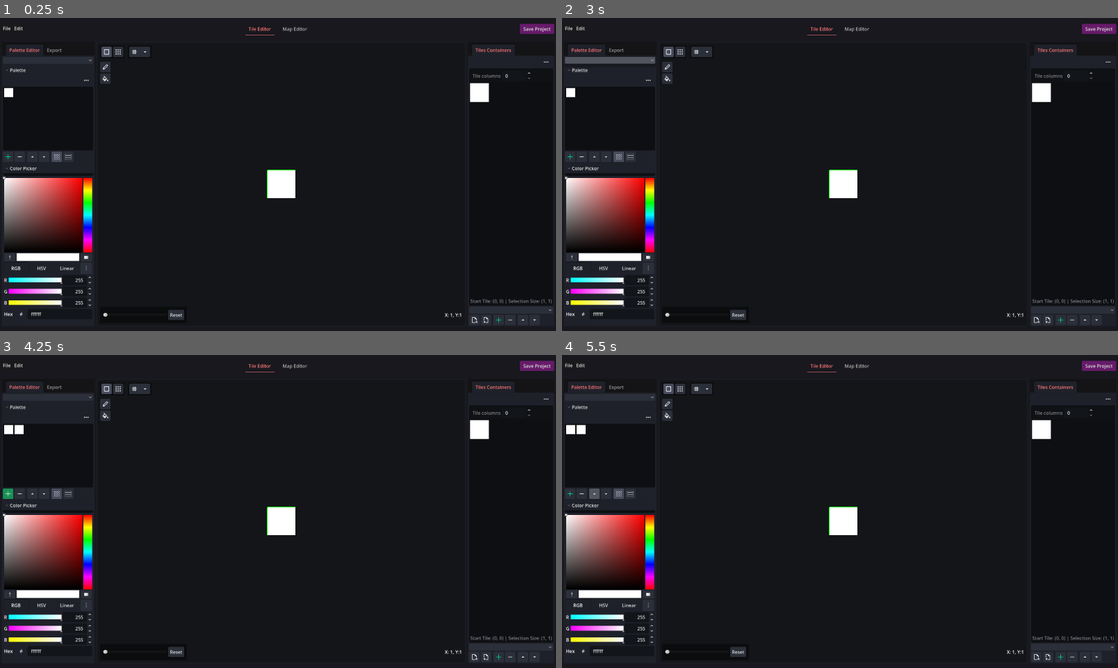
Above: before the commit, frames 1-4 (two rows, left to right).
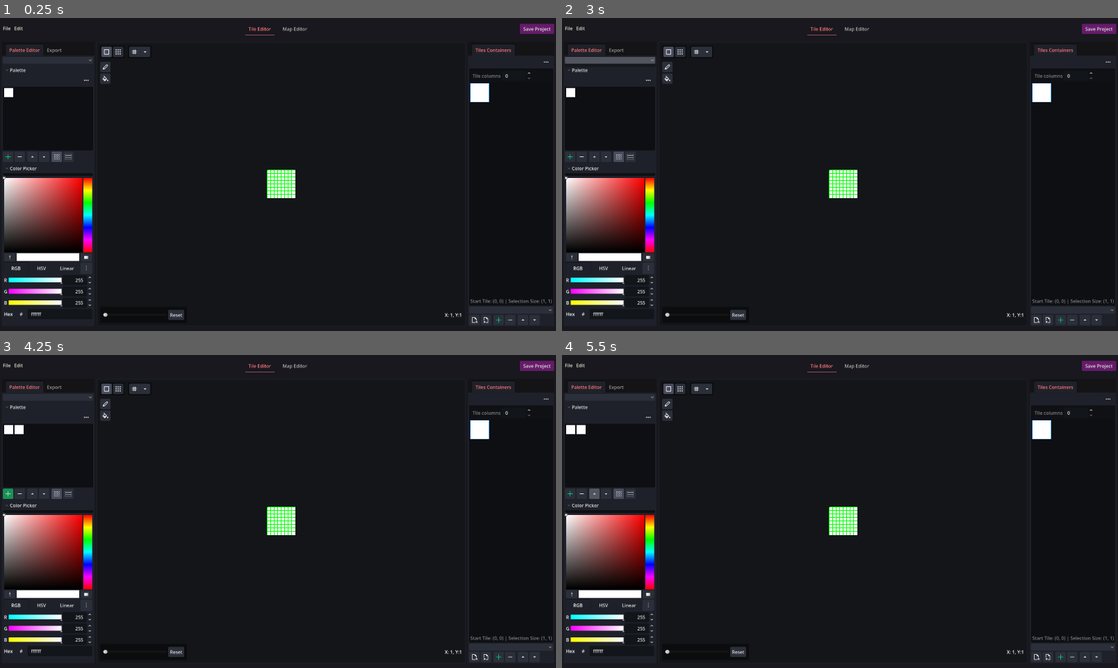
Above: after the commit, the same moments.

Repository: dmoreland117/gba-tile-edit
Game: Godot game, scene res://main.tscn
Same seed, same stepped clock (60 frames per second), same inputs: the game is played once before the commit and once after it. The engine's default icon, where the game draws it, is replaced by a stand-in: a white triangle on a blue panel in a dark square.
Inputs (mouse positions are in pixels of both pictures, inside the frame that each line leads up to):
- Up to frame 1 (0.25 s): no input
- Up to frame 2 (3 s): click (650, 80) at 0.52 s; click (667, 52) at 1.25 s; click (667, 52) at 2 s; click (612, 61) at 2.75 s
- Up to frame 3 (4.25 s): click (5, 492) at 3.5 s
- Up to frame 4 (5.5 s): click (584, 492) at 4.25 s; click (595, 492) at 5 s

The runs differ from the first frame. In frame 1, 0.2% of the frame differs, in the area x 48-88%, y 20-58%; in frame 2, 0.2%; in frame 3, 0.2%; in frame 4, 0.2%.

Commit message:
cleanup

Diff:
--- a/global/settings.gd
+++ b/global/settings.gd
@@ -18,6 +18,23 @@
 	_settings[category][sub_category][setting_name] = {
 		'value': value
 	}
+
+func set_setting_type(type:int, hint:int, setting_name:String, category:String, sub_category:String = '.'):
+	var cat = _settings.get(category)
+	if !cat:
+		return
+
+	var sub_cat = _settings[category].get(sub_category)
+	if !sub_cat:
+		return
+
+	var setting = _settings[category][sub_category][setting_name]
+	if !setting:
+		return
+
+	setting['type'] = type
+	setting['hint'] = hint
+
 
 func get_setting(setting_name:String, category:String, sub_category:String = '.', default = null) -> Dictionary:
 	var cat = _settings.get(category)
--- a/main.gd
+++ b/main.gd
@@ -73,12 +73,6 @@
 
 	PluginManager.scan_dir_paths()
 
-	#PluginManager.load_plugin("res://plugin_test.cfg")
-	#PluginManager.load_plugin("res://plugins/tile_editor/tile_editor_plugin.gd")
-	#PluginManager.load_plugin("res://plugins/exporter/exporter_ui_plugin.gd")
-	#PluginManager.load_plugin("res://plugins/tile_viewer_selector/tile_viewer_plugin.gd")
-	#PluginManager.load_plugin("res://plugins/map_editor/map_edit_plugin.gd")
-
 	Popups.show_welcome_popup()
 
 	var w:Window = get_window()
--- a/main.tscn
+++ b/main.tscn
@@ -2,9 +2,9 @@
 
 [ext_resource type="Theme" uid="uid://5tmknl2gspks" path="res://theme.tres" id="1_1bvp3"]
 [ext_resource type="Script" uid="uid://co1sr23jinggc" path="res://main.gd" id="1_h2yge"]
-[ext_resource type="Script" uid="uid://xgmex8x8n0i7" path="res://ui.gd" id="1_ig7tw"]
+[ext_resource type="Script" uid="uid://xgmex8x8n0i7" path="res://main_ui.gd" id="1_ig7tw"]
 [ext_resource type="Script" uid="uid://d3kfcrt5trost" path="res://popups.gd" id="4_7mycd"]
-[ext_resource type="Script" uid="uid://bgne4uq2iwsnc" path="res://welcome_popup.gd" id="5_4c57u"]
+[ext_resource type="Script" uid="uid://bgne4uq2iwsnc" path="res://popups/welcome_popup.gd" id="5_4c57u"]
 [ext_resource type="LabelSettings" uid="uid://vryua1inycx3" path="res://resources/label/body_bold.tres" id="5_7mycd"]
 [ext_resource type="Texture2D" uid="uid://mm6csnmgswc3" path="res://assets/textures/scr1.png" id="5_kek77"]
 [ext_resource type="LabelSettings" uid="uid://dxvhmchtcry6m" path="res://resources/label/body_lg.tres" id="7_272bh"]
@@ -13,7 +13,7 @@
 [ext_resource type="PackedScene" uid="uid://8efh3ipu4r1e" path="res://popups/settings_window.tscn" id="9_kek77"]
 [ext_resource type="Texture2D" uid="uid://bes2ngv3a52pp" path="res://assets/file_open_24x.svg" id="9_vivmo"]
 [ext_resource type="Texture2D" uid="uid://e63g63da4jon" path="res://assets/file_export_24x.svg" id="10_2cqfq"]
-[ext_resource type="PackedScene" uid="uid://qrwcvcba7a84" path="res://create_tileset_window.tscn" id="11_efxa6"]
+[ext_resource type="PackedScene" uid="uid://qrwcvcba7a84" path="res://popups/create_tileset_window.tscn" id="11_efxa6"]
 [ext_resource type="Texture2D" uid="uid://dct64lw8qa7x3" path="res://icon.svg" id="11_vivmo"]
 
 [sub_resource type="StyleBoxFlat" id="StyleBoxFlat_4c57u"]
@@ -513,7 +513,7 @@
 [node name="MarginContainer" type="MarginContainer" parent="popups/export_window" unique_id=1156353439]
 offset_left = 4.0
 offset_top = 4.0
-offset_right = 973.0
+offset_right = 972.6667
 offset_bottom = 396.0
 size_flags_vertical = 3
 theme_override_constants/margin_left = 12
--- a/plugins/palette_editor/palette_editor.gd
+++ b/plugins/palette_editor/palette_editor.gd
@@ -8,8 +8,6 @@
 @onready var move_up_btn: Button = %move_up_btn
 @onready var move_down_btn: Button = %move_down_btn
 @onready var banked_btn: Button = %banked_btn
-@onready var fixed_mode_btn: Button = %fixed_mode_btn
-@onready var palette_name_input: LineEdit = %palette_name_input
 @onready var selected_palette_opt: OptionButton = %selected_palette_opt
 
 @onready var color_button_hflow: HFlowContainer = %color_button_hflow
--- a/plugins/palette_editor/palette_editor.tscn
+++ b/plugins/palette_editor/palette_editor.tscn
@@ -55,24 +55,27 @@
 size_flags_vertical = 3
 theme_type_variation = &"widget_container_panel"
 
-[node name="VBoxContainer" type="VBoxContainer" parent="VBoxContainer/FoldableContainer/palette_colors_and_toolbar/PanelContainer" unique_id=678182209]
+[node name="MarginContainer" type="MarginContainer" parent="VBoxContainer/FoldableContainer/palette_colors_and_toolbar/PanelContainer" unique_id=2113383685]
 layout_mode = 2
 
-[node name="HBoxContainer" type="HBoxContainer" parent="VBoxContainer/FoldableContainer/palette_colors_and_toolbar/PanelContainer/VBoxContainer" unique_id=2146092886]
+[node name="VBoxContainer" type="VBoxContainer" parent="VBoxContainer/FoldableContainer/palette_colors_and_toolbar/PanelContainer/MarginContainer" unique_id=678182209]
+layout_mode = 2
+
+[node name="HBoxContainer" type="HBoxContainer" parent="VBoxContainer/FoldableContainer/palette_colors_and_toolbar/PanelContainer/MarginContainer/VBoxContainer" unique_id=2146092886]
 layout_mode = 2
 size_flags_vertical = 3
 theme_override_constants/separation = 6
 
-[node name="VBoxContainer" type="VBoxContainer" parent="VBoxContainer/FoldableContainer/palette_colors_and_toolbar/PanelContainer/VBoxContainer/HBoxContainer" unique_id=856279138]
+[node name="VBoxContainer" type="VBoxContainer" parent="VBoxContainer/FoldableContainer/palette_colors_and_toolbar/PanelContainer/MarginContainer/VBoxContainer/HBoxContainer" unique_id=856279138]
 layout_mode = 2
 size_flags_horizontal = 3
 
-[node name="ScrollContainer" type="ScrollContainer" parent="VBoxContainer/FoldableContainer/palette_colors_and_toolbar/PanelContainer/VBoxContainer/HBoxContainer/VBoxContainer" unique_id=747162174]
+[node name="ScrollContainer" type="ScrollContainer" parent="VBoxContainer/FoldableContainer/palette_colors_and_toolbar/PanelContainer/MarginContainer/VBoxContainer/HBoxContainer/VBoxContainer" unique_id=747162174]
 layout_mode = 2
 size_flags_horizontal = 3
 size_flags_vertical = 3
 
-[node name="color_button_hflow" type="HFlowContainer" parent="VBoxContainer/FoldableContainer/palette_colors_and_toolbar/PanelContainer/VBoxContainer/HBoxContainer/VBoxContainer/ScrollContainer" unique_id=349415042]
+[node name="color_button_hflow" type="HFlowContainer" parent="VBoxContainer/FoldableContainer/palette_colors_and_toolbar/PanelContainer/MarginContainer/VBoxContainer/HBoxContainer/VBoxContainer/ScrollContainer" unique_id=349415042]
 unique_name_in_owner = true
 layout_mode = 2
 size_flags_horizontal = 3
@@ -167,6 +170,7 @@
 
 [node name="fixed_color_picker" type="HFlowContainer" parent="VBoxContainer/FoldableContainer2/color_picker_vbox/color_picker_panel" unique_id=649135940]
 unique_name_in_owner = true
+visible = false
 layout_mode = 2
 script = ExtResource("9_kop0x")
 
@@ -179,8 +183,8 @@
 presets_visible = false
 
 [connection signal="item_selected" from="VBoxContainer/selected_palette_opt" to="VBoxContainer" method="_on_selected_palette_opt_item_selected"]
-[connection signal="mouse_entered" from="VBoxContainer/FoldableContainer/palette_colors_and_toolbar/PanelContainer/VBoxContainer/HBoxContainer/VBoxContainer/ScrollContainer/color_button_hflow" to="." method="_on_color_button_hflow_mouse_entered"]
-[connection signal="mouse_exited" from="VBoxContainer/FoldableContainer/palette_colors_and_toolbar/PanelContainer/VBoxContainer/HBoxContainer/VBoxContainer/ScrollContainer/color_button_hflow" to="." method="_on_color_button_hflow_mouse_exited"]
+[connection signal="mouse_entered" from="VBoxContainer/FoldableContainer/palette_colors_and_toolbar/PanelContainer/MarginContainer/VBoxContainer/HBoxContainer/VBoxContainer/ScrollContainer/color_button_hflow" to="." method="_on_color_button_hflow_mouse_entered"]
+[connection signal="mouse_exited" from="VBoxContainer/FoldableContainer/palette_colors_and_toolbar/PanelContainer/MarginContainer/VBoxContainer/HBoxContainer/VBoxContainer/ScrollContainer/color_button_hflow" to="." method="_on_color_button_hflow_mouse_exited"]
 [connection signal="pressed" from="VBoxContainer/FoldableContainer/palette_colors_and_toolbar/vbox/VBoxContainer2/add_color_btn3" to="." method="_on_add_color_btn_3_pressed"]
 [connection signal="pressed" from="VBoxContainer/FoldableContainer/palette_colors_and_toolbar/vbox/VBoxContainer2/remove_color_btn4" to="VBoxContainer" method="_on_remove_color_btn_4_pressed"]
 [connection signal="pressed" from="VBoxContainer/FoldableContainer/palette_colors_and_toolbar/vbox/VBoxContainer3/move_up_btn" to="VBoxContainer" method="_on_move_up_btn_pressed"]
--- a/plugins/tile_editor/grid_options.gd
+++ b/plugins/tile_editor/grid_options.gd
@@ -3,10 +3,10 @@
 @onready var grid_colorpicker_btn: ColorPickerButton = %grid_colorpicker_btn
 @onready var spacing_x_input: SpinBox = %spacing_x_input
 @onready var spacing_y_input: SpinBox = %spacing_y_input
+@onready var thichness_input: SpinBox = %thickness_input
 
 var grid_data:GridData
 
-# Called when the node enters the scene tree for the first time.
 func _ready() -> void:
 	if !grid_data:
 		return
@@ -14,12 +14,7 @@
 	grid_colorpicker_btn.color = grid_data.color
 	spacing_x_input.value = grid_data.spacing_px.x
 	spacing_y_input.value = grid_data.spacing_px.y
-
-
-# Called every frame. 'delta' is the elapsed time since the previous frame.
-func _process(delta: float) -> void:
-	pass
-
+	thichness_input.value = grid_data.line_thickness_px
 
 func _on_grid_colorpicker_btn_color_changed(color: Color) -> void:
 	if grid_data:
@@ -42,3 +37,11 @@
 
 	grid_data.spacing_px.y = value
 	grid_data.data_updated.emit()
+
+
+func _on_thickness_input_value_changed(value: float) -> void:
+	if !grid_data:
+		return
+
+	grid_data.line_thickness_px = value
+	grid_data.data_updated.emit()
--- a/plugins/tile_editor/grid_options.tscn
+++ b/plugins/tile_editor/grid_options.tscn
@@ -3,8 +3,8 @@
 [ext_resource type="Script" uid="uid://dxv1g6piyrylg" path="res://plugins/tile_editor/grid_options.gd" id="1_lwhuw"]
 
 [node name="grid_options" type="VBoxContainer" unique_id=1666166649]
-offset_right = 40.0
-offset_bottom = 40.0
+offset_right = 233.0
+offset_bottom = 149.0
 script = ExtResource("1_lwhuw")
 
 [node name="HBoxContainer3" type="HBoxContainer" parent="." unique_id=2089263343]
@@ -13,6 +13,7 @@
 [node name="Label" type="Label" parent="HBoxContainer3" unique_id=170954623]
 custom_minimum_size = Vector2(100, 0)
 layout_mode = 2
+size_flags_horizontal = 3
 text = "Color"
 
 [node name="grid_colorpicker_btn" type="ColorPickerButton" parent="HBoxContainer3" unique_id=1323965383]
@@ -27,12 +28,15 @@
 [node name="Label" type="Label" parent="HBoxContainer" unique_id=1665805092]
 custom_minimum_size = Vector2(100, 0)
 layout_mode = 2
+size_flags_horizontal = 3
 text = "Spacing x"
 
 [node name="spacing_x_input" type="SpinBox" parent="HBoxContainer" unique_id=168410700]
 unique_name_in_owner = true
 layout_mode = 2
+size_flags_horizontal = 3
 suffix = "px"
+select_all_on_focus = true
 
 [node name="HBoxContainer2" type="HBoxContainer" parent="." unique_id=1425183459]
 layout_mode = 2
@@ -40,13 +44,33 @@
 [node name="Label" type="Label" parent="HBoxContainer2" unique_id=303785753]
 custom_minimum_size = Vector2(100, 0)
 layout_mode = 2
+size_flags_horizontal = 3
 text = "Spacing y"
 
 [node name="spacing_y_input" type="SpinBox" parent="HBoxContainer2" unique_id=1243479592]
 unique_name_in_owner = true
 layout_mode = 2
+size_flags_horizontal = 3
 suffix = "px"
+select_all_on_focus = true
+
+[node name="HBoxContainer4" type="HBoxContainer" parent="." unique_id=334966224]
+layout_mode = 2
+
+[node name="Label" type="Label" parent="HBoxContainer4" unique_id=738439821]
+custom_minimum_size = Vector2(100, 0)
+layout_mode = 2
+size_flags_horizontal = 3
+text = "Line Thickness"
+
+[node name="thickness_input" type="SpinBox" parent="HBoxContainer4" unique_id=1301690887]
+unique_name_in_owner = true
+layout_mode = 2
+size_flags_horizontal = 3
+suffix = "px"
+select_all_on_focus = true
 
 [connection signal="color_changed" from="HBoxContainer3/grid_colorpicker_btn" to="." method="_on_grid_colorpicker_btn_color_changed"]
 [connection signal="value_changed" from="HBoxContainer/spacing_x_input" to="." method="_on_spacing_x_input_value_changed"]
 [connection signal="value_changed" from="HBoxContainer2/spacing_y_input" to="." method="_on_spacing_y_input_value_changed"]
+[connection signal="value_changed" from="HBoxContainer4/thickness_input" to="." method="_on_thickness_input_value_changed"]
--- a/plugins/tile_editor/tile_editor.gd
+++ b/plugins/tile_editor/tile_editor.gd
@@ -12,7 +12,7 @@
 
 var tile_bank:int = 0
 var tile_idx:int = 0 : set=set_tile_idx
-var tile_count:int = 2 : set=set_tile_count
+var tile_count:int = 1 : set=set_tile_count
 var tile_cols:int = 1 : set=set_tile_cols
 
 var show_grid:bool = false
--- a/plugins/tile_editor/tile_editor.tscn
+++ b/plugins/tile_editor/tile_editor.tscn
@@ -4,7 +4,7 @@
 [ext_resource type="PackedScene" uid="uid://r7wohb3j3kqu" path="res://widget/tile_texture.tscn" id="2_ofhsb"]
 [ext_resource type="Script" uid="uid://dhix8gqt5cxjo" path="res://plugins/tile_editor/zoom_slider.gd" id="3_1nac1"]
 [ext_resource type="Script" uid="uid://cklhqe0dpape1" path="res://widget/grid_viewer.gd" id="3_ick41"]
-[ext_resource type="Script" uid="uid://0ui4vn5rq25o" path="res://class/plugins/grid_data.gd" id="4_1r8kw"]
+[ext_resource type="Script" uid="uid://0ui4vn5rq25o" path="res://class/grid_data.gd" id="4_1r8kw"]
 [ext_resource type="Texture2D" uid="uid://xiok0g81mbi2" path="res://assets/icons/icon_single_tile.svg" id="4_8sblb"]
 [ext_resource type="Script" uid="uid://b7w70khcp3c0m" path="res://plugins/tile_editor/tile_modes.gd" id="4_ick41"]
 [ext_resource type="Texture2D" uid="uid://cqwurvddp01qf" path="res://assets/icons/icon_tiled_tile.svg" id="5_ick41"]
@@ -17,7 +17,6 @@
 [sub_resource type="Resource" id="Resource_78vqg"]
 script = ExtResource("4_1r8kw")
 show_grid = true
-spacing_px = Vector2i(8, 8)
 line_thickness_px = 2
 metadata/_custom_type_script = "uid://0ui4vn5rq25o"
 
--- a/plugins/tile_editor/tile_editor_plugin.gd
+++ b/plugins/tile_editor/tile_editor_plugin.gd
@@ -44,6 +44,6 @@
 		Settings.set_setting(1, 'tile_mode', 'tile_editor')
 
 func set_selected_bank(bank:int):
-	Project.palette.Context.selected_palette_bank_index = bank
+	Context.selected_palette_bank_index = bank
 
 	return true
--- a/plugins/tile_viewer_selector/selection_overlay.gd
+++ b/plugins/tile_viewer_selector/selection_overlay.gd
@@ -22,9 +22,10 @@
 
 func _ready() -> void:
 	cell_size = Vector2i(64, 64)
+	selection = tile_viewer.get_selection()
 	tile_viewer.selection_updated.connect(_on_grid_selection_updated)
 
-func set_cell_size_to_first_tile():
+func set_cell_size_to_first_child_size():
 	if tile_viewer:
 		if !tile_viewer.tiles_grid:
 			return
--- a/plugins/tile_viewer_selector/tile_container_item.gd
+++ /dev/null
@@ -1,14 +0,0 @@
-extends Button
-
-
-@onready var tile_texture: TileTexture = %tile_texture
-@onready var label: Label = %Label
-
-
-var tile:GBTileData
-
-
-func _ready() -> void:
-	label.text = str(get_index())
-	tile_texture.tiles = [tile]
-	tile_texture.tile_columns = 1
--- a/plugins/tile_viewer_selector/tile_container_item.tscn
+++ /dev/null
@@ -1,37 +0,0 @@
-[gd_scene load_steps=3 format=3 uid="uid://daahiu68kj761"]
-
-[ext_resource type="Script" uid="uid://ol1ffotgl08c" path="res://plugins/tile_viewer_selector/tile_container_item.gd" id="1_15eox"]
-[ext_resource type="PackedScene" uid="uid://r7wohb3j3kqu" path="res://widget/tile_texture.tscn" id="1_gxjl4"]
-
-[node name="tile_container_item" type="Button"]
-custom_minimum_size = Vector2(110, 140)
-offset_right = 72.0
-offset_bottom = 100.0
-script = ExtResource("1_15eox")
-
-[node name="MarginContainer" type="MarginContainer" parent="."]
-layout_mode = 1
-anchors_preset = 15
-anchor_right = 1.0
-anchor_bottom = 1.0
-grow_horizontal = 2
-grow_vertical = 2
-theme_override_constants/margin_left = 4
-theme_override_constants/margin_top = 4
-theme_override_constants/margin_right = 4
-theme_override_constants/margin_bottom = 4
-
-[node name="VBoxContainer" type="VBoxContainer" parent="MarginContainer"]
-layout_mode = 2
-
-[node name="tile_texture" parent="MarginContainer/VBoxContainer" instance=ExtResource("1_gxjl4")]
-unique_name_in_owner = true
-custom_minimum_size = Vector2(64, 64)
-layout_mode = 2
-expand_mode = 4
-
-[node name="Label" type="Label" parent="MarginContainer/VBoxContainer"]
-unique_name_in_owner = true
-layout_mode = 2
-text = "1"
-horizontal_alignment = 1
--- a/plugins/tile_viewer_selector/tile_viewer.gd
+++ b/plugins/tile_viewer_selector/tile_viewer.gd
@@ -48,7 +48,8 @@
 
 func _clear_children():
 	for child in tiles_grid.get_children():
-		remove_child(child)
+
+		tiles_grid.remove_child(child)
 		child.queue_free()
 
 func _populate_tiles():
@@ -67,26 +68,14 @@
 func _ready() -> void:
 	set_tiles(tiles)
 
-func _draw() -> void:
-	return
-	var sel = get_selection()
+func get_selection() -> Dictionary:
+	if !tiles_grid:
+		return {
+			"position": Vector2i(0, 0),
+			'start_tile_idx': 0,
+			"size": Vector2i(1, 1)
+		}
 
-	var first_grid_child = null
-	if !tiles_grid.get_child_count() > 0:
-		return
-
-	first_grid_child = tiles_grid.get_child(0)
-
-
-	var rect_pos = Vector2(sel.position) * first_grid_child.size.x
-	var rect_size = Vector2(sel.size) * first_grid_child.size.x
-
-	if _dragging:
-		draw_rect(Rect2(rect_pos, rect_size), Color(0, 0.5, 1, 0.3), true)
-
-	draw_rect(Rect2(rect_pos, rect_size), Color(0, 0.5, 1), false, 2)
-
-func get_selection() -> Dictionary:
 	var min_cell = Vector2i(
 		min(_start_tile_pos.x, _current_tile_pos.x),
 		min(_start_tile_pos.y, _current_tile_pos.y)
Renamed: ui.gd -> main_ui.gd
Renamed: ui.gd.uid -> main_ui.gd.uid
Not shown, removed: plugins/tile_viewer_selector/tile_container_item.gd.uid
Renamed: create_tileset_window.tscn -> popups/create_tileset_window.tscn
Renamed: welcome_popup.gd -> popups/welcome_popup.gd
Renamed: welcome_popup.gd.uid -> popups/welcome_popup.gd.uid
Renamed: dropdown_and_lineedit.tscn -> widget/dropdown_and_lineedit.tscn
